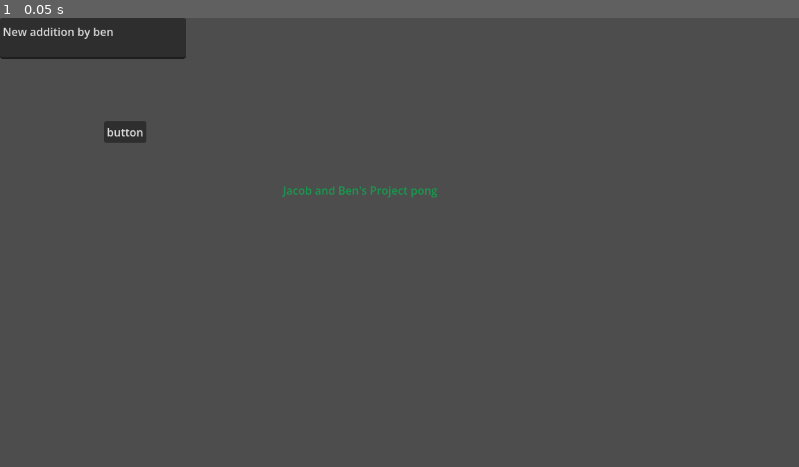
Above: before the commit, frame 1.
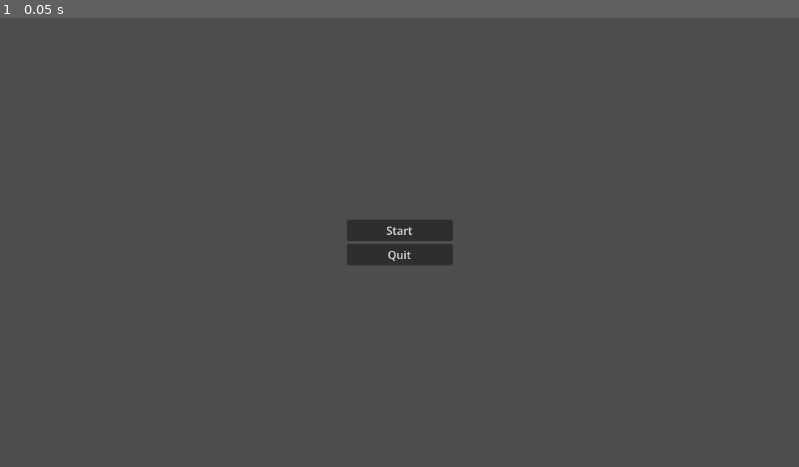
Above: after the commit, the same moment.

Repository: BenjaminVincent/jacob-and-ben-test
Game: Godot game, scene res://scenes/start.tscn
The game is run twice, just before and just after one commit, with the same random seed, the same clock (stepped at 60 frames per second) and the same inputs. Before the commit the project starts from res://scenes/welcome.tscn.
Inputs:
- Up to frame 1 (0.05 s): no input

The runs differ from the first frame. In frame 1, 3.7% of the frame differs, in the area x 0-57%, y 0-56%.

Commit message:
added all needed scene, Start scene has button

Diff:
--- a/project.godot
+++ b/project.godot
@@ -11,7 +11,7 @@
 [application]
 
 config/name="JacobAndBenTestProject"
-run/main_scene="uid://cdv42netbkyxg"
+run/main_scene="uid://j1jo4f0d0y1m"
 config/features=PackedStringArray("4.6", "Forward Plus")
 config/icon="res://icon.svg"
 
--- /dev/null
+++ b/scenes/end.tscn
@@ -0,0 +1,3 @@
+[gd_scene format=3 uid="uid://b21207bbti1d6"]
+
+[node name="End" type="Node2D" unique_id=1983367402]
--- /dev/null
+++ b/scenes/game.tscn
@@ -0,0 +1,3 @@
+[gd_scene format=3 uid="uid://dvw4xww544umq"]
+
+[node name="Node2D" type="Node2D" unique_id=1041247027]
--- /dev/null
+++ b/scenes/start.tscn
@@ -0,0 +1,33 @@
+[gd_scene format=3 uid="uid://j1jo4f0d0y1m"]
+
+[node name="Start" type="Node2D" unique_id=1139917823]
+
+[node name="Control" type="Control" parent="." unique_id=1146034113]
+layout_mode = 3
+anchors_preset = 0
+offset_right = 1152.0
+offset_bottom = 648.0
+
+[node name="VBoxContainer" type="VBoxContainer" parent="Control" unique_id=1882450999]
+layout_mode = 1
+anchors_preset = 8
+anchor_left = 0.5
+anchor_top = 0.5
+anchor_right = 0.5
+anchor_bottom = 0.5
+offset_left = -76.5
+offset_top = -33.0
+offset_right = 76.5
+offset_bottom = 33.0
+grow_horizontal = 2
+grow_vertical = 2
+alignment = 1
+
+[node name="Button" type="Button" parent="Control/VBoxContainer" unique_id=1222796081]
+layout_mode = 2
+text = "Start"
+
+[node name="Button2" type="Button" parent="Control/VBoxContainer" unique_id=1702800878]
+layout_mode = 2
+text = "Quit
+"
--- a/scenes/welcome.tscn
+++ b/scenes/welcome.tscn
@@ -1,30 +1,3 @@
-[gd_scene format=3 uid="uid://cdv42netbkyxg"]
+[gd_scene format=3 uid="uid://xsxuew3qr4eu"]
 
 [node name="Node2D" type="Node2D" unique_id=1985204583]
-
-[node name="Label" type="Label" parent="." unique_id=1674784928]
-offset_left = -56.0
-offset_top = -75.0
-offset_right = 1096.0
-offset_bottom = 573.0
-theme_override_colors/font_color = Color(0.09803922, 0.6, 0.3019608, 1)
-text = "Jacob and Ben's Project pong"
-horizontal_alignment = 1
-vertical_alignment = 1
-
-[node name="Button" type="Button" parent="." unique_id=716979185]
-anchors_preset = -1
-anchor_left = 0.003
-anchor_top = 0.008
-anchor_right = 0.055000003
-anchor_bottom = 0.086
-offset_left = 150.0
-offset_top = 149.0
-offset_right = 211.0
-offset_bottom = 180.0
-text = "button"
-
-[node name="TextEdit" type="TextEdit" parent="." unique_id=958327403]
-offset_right = 268.0
-offset_bottom = 59.0
-text = "New addition by ben"
